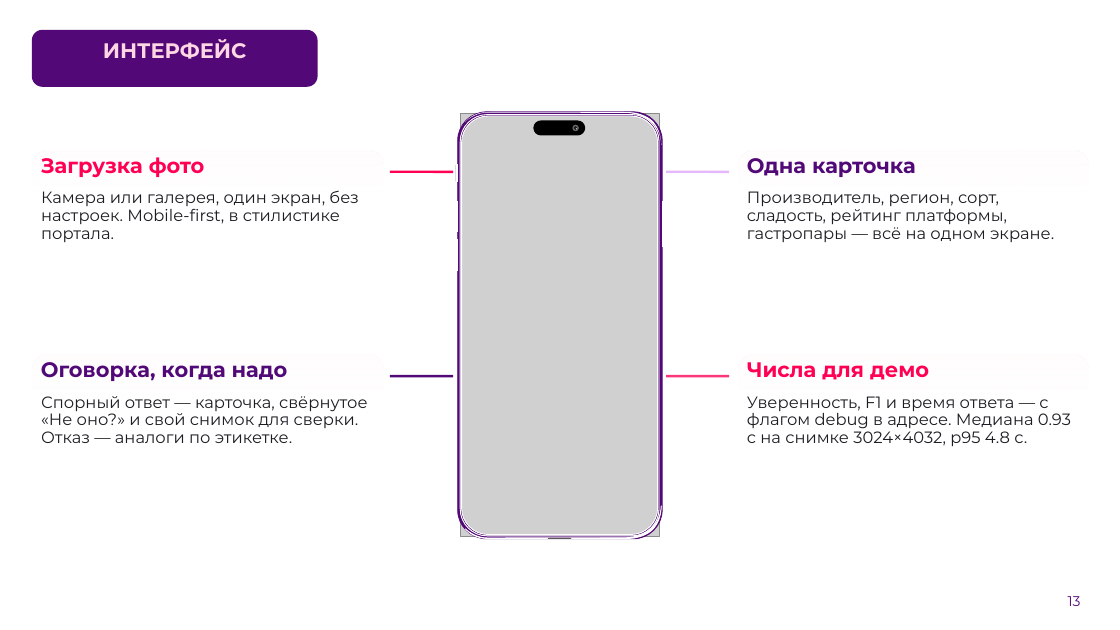
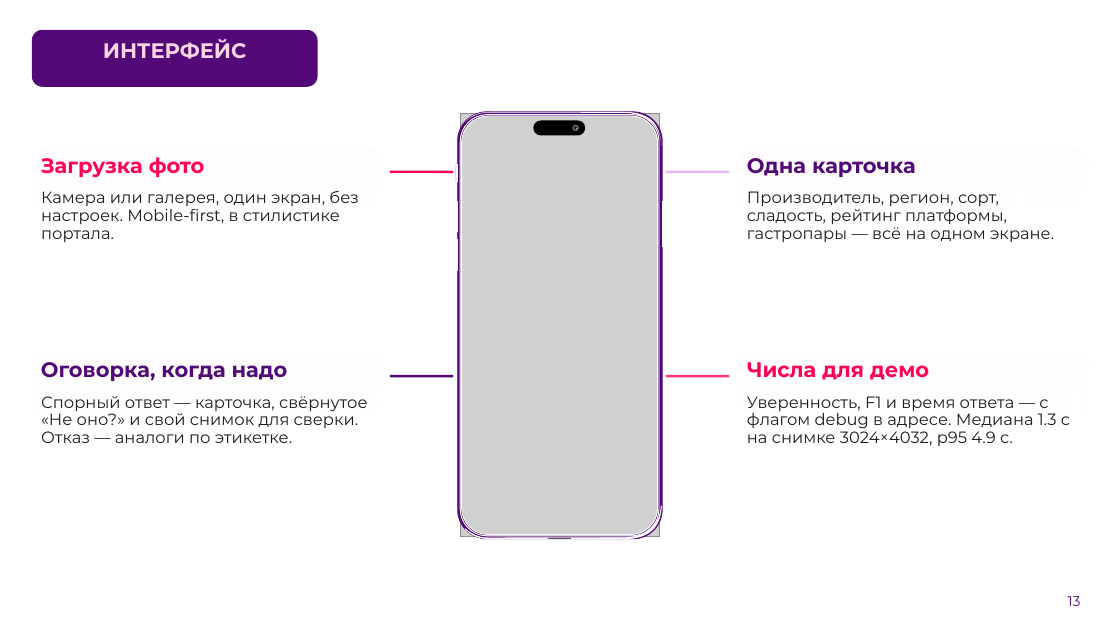
Before and after one commit to AlexGvr/rus_vines, a slide deck: slide 13 of ЛЦТ2026 Сканер российских вин.pptx. Drawn at 1120x630 pixels with LibreOffice and Linux fonts; fonts in the diff are those of the drawing; grey boxes stand for pictures; background and template pictures are left out. Boxes give left, top, right and bottom in pixels: in the first picture for what was removed or moved away, otherwise in the second. Text is boxed around its words. In the diff, an @@ line names an element or a change of style, - is before the commit and + after.

```diff
--- a/ЛЦТ2026 Сканер российских вин.pptx
+++ b/ЛЦТ2026 Сканер российских вин.pptx
@@ text at box(747, 396, 1070, 446): text changed @@
-Уверенность, F1 и время ответа — с флагом debug в адресе. Медиана 0.93 с на снимке 3024×4032, p95 4.8 с.
+Уверенность, F1 и время ответа — с флагом debug в адресе. Медиана 1.3 с на снимке 3024×4032, p95 4.9 с.
```
Also in this commit, not shown: 5 other slides changed, 1 other file.
